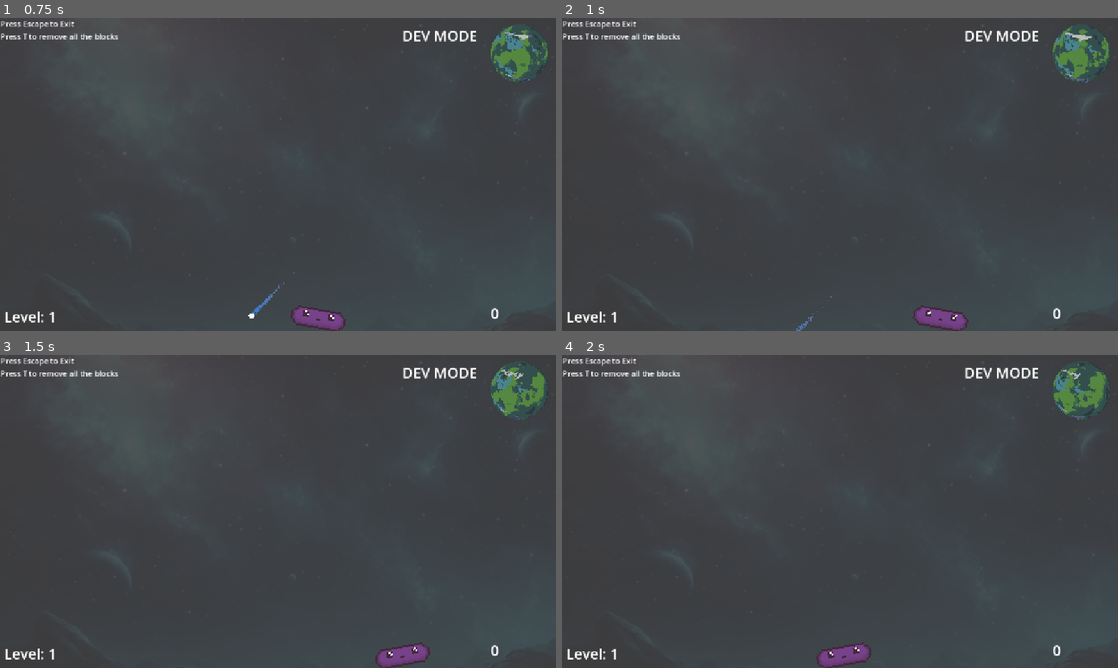
Above: before the commit, frames 1-4 (two rows, left to right).
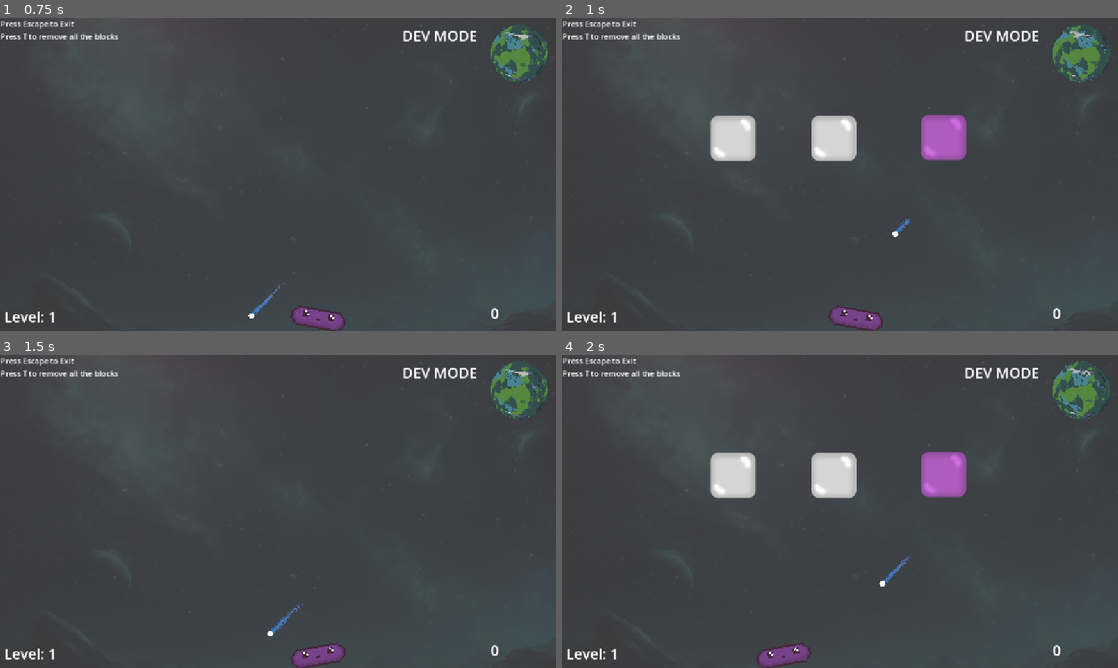
Above: after the commit, the same moments.

Repository: marcibaumel/HEJ_Brick
Game: Godot game, scene res://scenes/levels/customLevel.tscn
Same seed, same stepped clock (60 frames per second), same inputs: the game is played once before the commit and once after it.
Inputs:
- Up to frame 1 (0.75 s): tap T (destroy_children) at 0.5 s; hold Right (ui_right) from 0.53 s (still down); hold T (destroy_children) from 0.53 s (still down)
- Up to frame 2 (1 s): keep holding Right (ui_right); keep holding T (destroy_children)
- Up to frame 3 (1.5 s): release Right (ui_right) at 1.28 s; release T (destroy_children) at 1.28 s; hold Left (ui_left) from 1.28 s (still down); tap T (destroy_children) at 1.35 s
- Up to frame 4 (2 s): keep holding Left (ui_left)

Frame 1 is identical in both runs. In frame 2, 5.6% of the frame differs, in the area x 26-99%, y 2-100%; in frame 3, 2.1%; in frame 4, 5.7%.

Commit message:
collison layers fixed

Diff:
--- a/brickyMartin/scenes/levels/customLevel.tscn
+++ b/brickyMartin/scenes/levels/customLevel.tscn
@@ -1,5 +1,6 @@
-[gd_scene load_steps=61 format=3 uid="uid://brrnf4u6yo74o"]
-
+[gd_scene load_steps=62 format=3 uid="uid://brrnf4u6yo74o"]
+
+[ext_resource type="Script" uid="uid://bch8v47hkqixf" path="res://scripts/custom_level.gd" id="1_rkrwd"]
 [ext_resource type="PackedScene" uid="uid://cxw0uns6qia0x" path="res://scenes/paddle.tscn" id="2_8uqsj"]
 [ext_resource type="Texture2D" uid="uid://cybej27n7y0hf" path="res://assets/467741044.png" id="2_p4hxj"]
 [ext_resource type="PackedScene" uid="uid://bw7f4trj5r3g1" path="res://scenes/ball.tscn" id="3_p4hxj"]
@@ -375,6 +376,7 @@
 size = Vector2(2319, 33)
 
 [node name="CustomLevel" type="Node2D"]
+script = ExtResource("1_rkrwd")
 
 [node name="Camera2D" type="Camera2D" parent="."]
 position = Vector2(576, 328)
@@ -400,7 +402,7 @@
 
 [node name="Paddle" parent="." instance=ExtResource("2_8uqsj")]
 position = Vector2(542, 924)
-collision_mask = 2
+collision_mask = 3
 
 [node name="walls" type="StaticBody2D" parent="."]
 position = Vector2(-82, 0)
@@ -433,6 +435,8 @@
 
 [node name="Deadzone" type="Area2D" parent="."]
 position = Vector2(0, 660)
+collision_layer = 4
+collision_mask = 4
 
 [node name="CollisionShape2D" type="CollisionShape2D" parent="Deadzone"]
 position = Vector2(571.5, 336.5)
@@ -440,4 +444,7 @@
 
 [node name="Ball" parent="." instance=ExtResource("3_p4hxj")]
 position = Vector2(855, 521)
-collision_mask = 3
+collision_layer = 5
+collision_mask = 7
+
+[connection signal="body_entered" from="Deadzone" to="." method="_on_deadzone_body_entered"]
--- /dev/null
+++ b/brickyMartin/scripts/custom_level.gd
@@ -0,0 +1,9 @@
+extends Node2D
+
+func _on_deadzone_body_entered(body:Node2D) -> void:
+	gameOver()
+
+func gameOver() -> void:
+	GameManager.score = 0
+	GameManager.level = 1
+	get_tree().reload_current_scene()
Not shown, added: brickyMartin/scripts/custom_level.gd.uid
